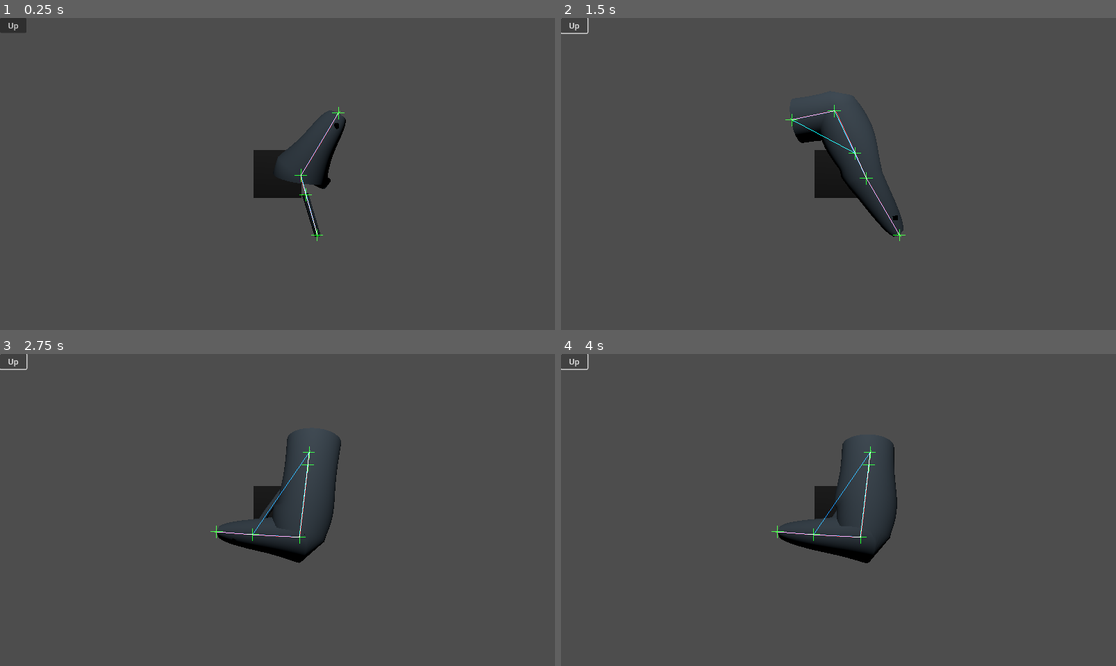
Above: before the commit, frames 1-4 (two rows, left to right).
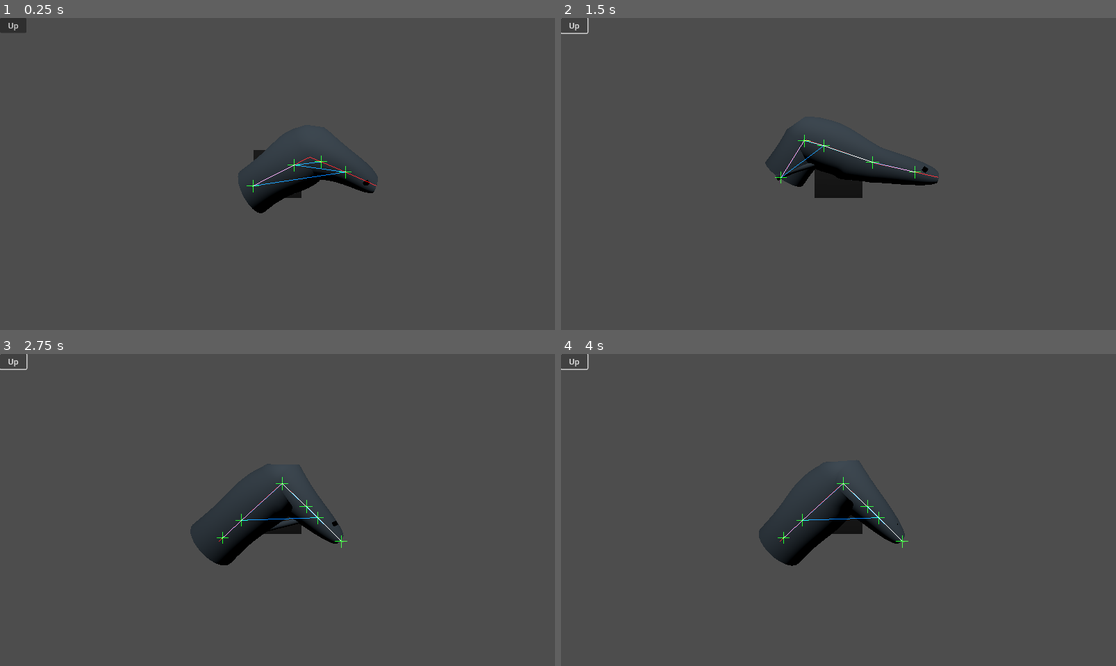
Above: after the commit, the same moments.

Repository: BinRoot/ludum-dare-58
Game: Godot game, scene res://Scenes/fish.tscn
Same seed, same stepped clock (60 frames per second), same inputs: the game is played once before the commit and once after it.
Inputs:
- Up to frame 1 (0.25 s): no input
- Up to frame 2 (1.5 s): click "Up" at 0.5 s; click "Up" at 1.25 s
- Up to frame 3 (2.75 s): click "Up" at 2 s
- Up to frame 4 (4 s): no input

The runs differ from the first frame. In frame 1, 2.6% of the frame differs, in the area x 42-69%, y 28-72%; in frame 2, 3.8%; in frame 3, 5.0%, in the area x 34-63%, y 24-68%; in frame 4, 4.7%.

Commit message:
updated fish stability

Diff:
--- a/Scenes/fish.gd
+++ b/Scenes/fish.gd
@@ -288,36 +288,22 @@
 			var pb: Vector3 = node_anchor[bv]
 			_append_cylinder(verts, norms, uvs, colors, idx, pa, pb, tube_radius, tube_segments, ring_sides)
 
-	# --- Build ArrayMesh
-	var arrays: Array = []
-	arrays.resize(Mesh.ARRAY_MAX)
-	arrays[Mesh.ARRAY_VERTEX]   = verts
-	arrays[Mesh.ARRAY_NORMAL]   = norms
-	arrays[Mesh.ARRAY_TEX_UV]   = uvs
-	arrays[Mesh.ARRAY_COLOR]    = colors
-	arrays[Mesh.ARRAY_INDEX]    = idx
-
-	var mesh: ArrayMesh = ArrayMesh.new()
-	mesh.add_surface_from_arrays(Mesh.PRIMITIVE_TRIANGLES, arrays)
-
-	# Load and setup the wiggle shader
-	var shader: Shader = load("res://Scenes/fish_wiggle.gdshader")
-	_shader_material = ShaderMaterial.new()
-	_shader_material.shader = shader
-	_shader_material.set_shader_parameter("wiggle_amplitude", wiggle_amplitude)
-	_shader_material.set_shader_parameter("wiggle_frequency", wiggle_frequency)
-	_shader_material.set_shader_parameter("wiggle_speed", wiggle_speed)
-	_shader_material.set_shader_parameter("tail_amplification", tail_amplification)
-	_shader_material.set_shader_parameter("base_color", base_color)
-
-	# Set render mode
-	_shader_material.render_priority = 0
-
+	# ==============================================
+	# STEP 1: Rotate fish so spine aligns to X-axis
+	# ==============================================
+	var rotation_transform: Transform3D = _calculate_spine_alignment_transform(C, T)
+	_apply_transform_to_geometry(verts, norms, colors, C, N, B, T, rotation_transform)
+
+	# ==============================================
+	# STEP 2: Build mesh with improved connectivity
+	# ==============================================
+	var mesh: ArrayMesh = _build_optimized_mesh(verts, norms, uvs, colors, idx)
+
+	# Attach mesh to instance
 	_mesh_instance.mesh = mesh
-	_mesh_instance.set_surface_override_material(0, _shader_material)
 	_mesh_instance.cast_shadow = GeometryInstance3D.SHADOW_CASTING_SETTING_ON
 
-	# Store spine data for wiggle calculations
+	# Store spine data for wiggle calculations (after rotation)
 	_spine_curve = C
 	_spine_normals = N
 	_spine_binormals = B
@@ -325,8 +311,15 @@
 	_spine_bias = bias
 	_spine_segments = ns
 
-	# --- Position eyes
+	# ==============================================
+	# STEP 3: Position eyes on the rotated mesh
+	# ==============================================
 	_position_eyes(C, N, B, T, bias, ns)
+
+	# ==============================================
+	# STEP 4: Setup wiggle shader
+	# ==============================================
+	_setup_wiggle_shader()
 
 	# --- Debug visualization
 	if debug_mode:
@@ -463,6 +456,113 @@
 	# Orient eyes to look outward and forward
 	left_fish_eye.look_at(pos + eye_offset.normalized() + T[j_eye], Brot)
 	right_fish_eye.look_at(pos - eye_offset.normalized() + T[j_eye], Brot)
+
+# ==============================================
+# Mesh transformation and optimization functions
+# ==============================================
+
+# Calculate transform to align spine to X-axis
+func _calculate_spine_alignment_transform(C: PackedVector3Array, _T: PackedVector3Array) -> Transform3D:
+	if C.size() < 2:
+		return Transform3D.IDENTITY
+
+	# Get the average direction of the spine (from tail to head)
+	var spine_direction: Vector3 = (C[C.size() - 1] - C[0]).normalized()
+
+	# Calculate rotation to align spine_direction to X-axis (Vector3.RIGHT)
+	var target_axis: Vector3 = Vector3.RIGHT
+
+	# If already aligned, return identity
+	if spine_direction.dot(target_axis) > 0.9999:
+		return Transform3D.IDENTITY
+
+	# Calculate rotation axis and angle
+	var rotation_axis: Vector3 = spine_direction.cross(target_axis)
+	if rotation_axis.length() < 0.0001:
+		# Spine is opposite to X-axis, rotate 180 degrees around any perpendicular axis
+		rotation_axis = Vector3.UP if abs(spine_direction.dot(Vector3.UP)) < 0.9 else Vector3.FORWARD
+	else:
+		rotation_axis = rotation_axis.normalized()
+
+	var angle: float = acos(clamp(spine_direction.dot(target_axis), -1.0, 1.0))
+
+	# Create rotation basis
+	var rotation_basis: Basis = Basis(rotation_axis, angle)
+
+	# Calculate centroid for rotation pivot
+	var centroid: Vector3 = Vector3.ZERO
+	for point in C:
+		centroid += point
+	centroid /= float(C.size())
+
+	# Create transform: move to origin, rotate, move back
+	var final_transform: Transform3D = Transform3D.IDENTITY
+	final_transform.origin = centroid
+	var rotate_transform: Transform3D = Transform3D(rotation_basis, Vector3.ZERO)
+	var move_to_origin: Transform3D = Transform3D.IDENTITY
+	move_to_origin.origin = -centroid
+
+	return final_transform * rotate_transform * move_to_origin
+
+# Apply transform to all geometry
+func _apply_transform_to_geometry(verts: PackedVector3Array, norms: PackedVector3Array,
+	colors: PackedColorArray, C: PackedVector3Array, N: PackedVector3Array,
+	B: PackedVector3Array, T: PackedVector3Array, xform: Transform3D) -> void:
+
+	# Transform vertices
+	for i in range(verts.size()):
+		verts[i] = xform * verts[i]
+
+	# Transform normals (only rotation, no translation)
+	for i in range(norms.size()):
+		norms[i] = xform.basis * norms[i]
+
+	# Transform color data (binormal directions)
+	for i in range(colors.size()):
+		var binormal: Vector3 = Vector3(colors[i].r, colors[i].g, colors[i].b)
+		binormal = xform.basis * binormal
+		colors[i] = Color(binormal.x, binormal.y, binormal.z, colors[i].a)
+
+	# Transform spine data
+	for i in range(C.size()):
+		C[i] = xform * C[i]
+		N[i] = xform.basis * N[i]
+		B[i] = xform.basis * B[i]
+		T[i] = xform.basis * T[i]
+
+# Build mesh with optimized connectivity to reduce gaps
+func _build_optimized_mesh(verts: PackedVector3Array, norms: PackedVector3Array,
+	uvs: PackedVector2Array, colors: PackedColorArray, idx: PackedInt32Array) -> ArrayMesh:
+
+	var arrays: Array = []
+	arrays.resize(Mesh.ARRAY_MAX)
+	arrays[Mesh.ARRAY_VERTEX]   = verts
+	arrays[Mesh.ARRAY_NORMAL]   = norms
+	arrays[Mesh.ARRAY_TEX_UV]   = uvs
+	arrays[Mesh.ARRAY_COLOR]    = colors
+	arrays[Mesh.ARRAY_INDEX]    = idx
+
+	var mesh: ArrayMesh = ArrayMesh.new()
+	# Use PRIMITIVE_TRIANGLES with proper winding for solid, gap-free mesh
+	mesh.add_surface_from_arrays(Mesh.PRIMITIVE_TRIANGLES, arrays)
+
+	return mesh
+
+# Setup the wiggle shader with all parameters
+func _setup_wiggle_shader() -> void:
+	var shader: Shader = load("res://Scenes/fish_wiggle.gdshader")
+	_shader_material = ShaderMaterial.new()
+	_shader_material.shader = shader
+	_shader_material.set_shader_parameter("wiggle_amplitude", wiggle_amplitude)
+	_shader_material.set_shader_parameter("wiggle_frequency", wiggle_frequency)
+	_shader_material.set_shader_parameter("wiggle_speed", wiggle_speed)
+	_shader_material.set_shader_parameter("tail_amplification", tail_amplification)
+	_shader_material.set_shader_parameter("base_color", base_color)
+	_shader_material.render_priority = 0
+
+	# Apply shader to mesh
+	if _mesh_instance and _mesh_instance.mesh:
+		_mesh_instance.set_surface_override_material(0, _shader_material)
 
 # Calculate wiggle offset for a given position along the spine
 func _calculate_wiggle_offset(body_position: float, binormal: Vector3, up_direction: Vector3) -> Vector3:
